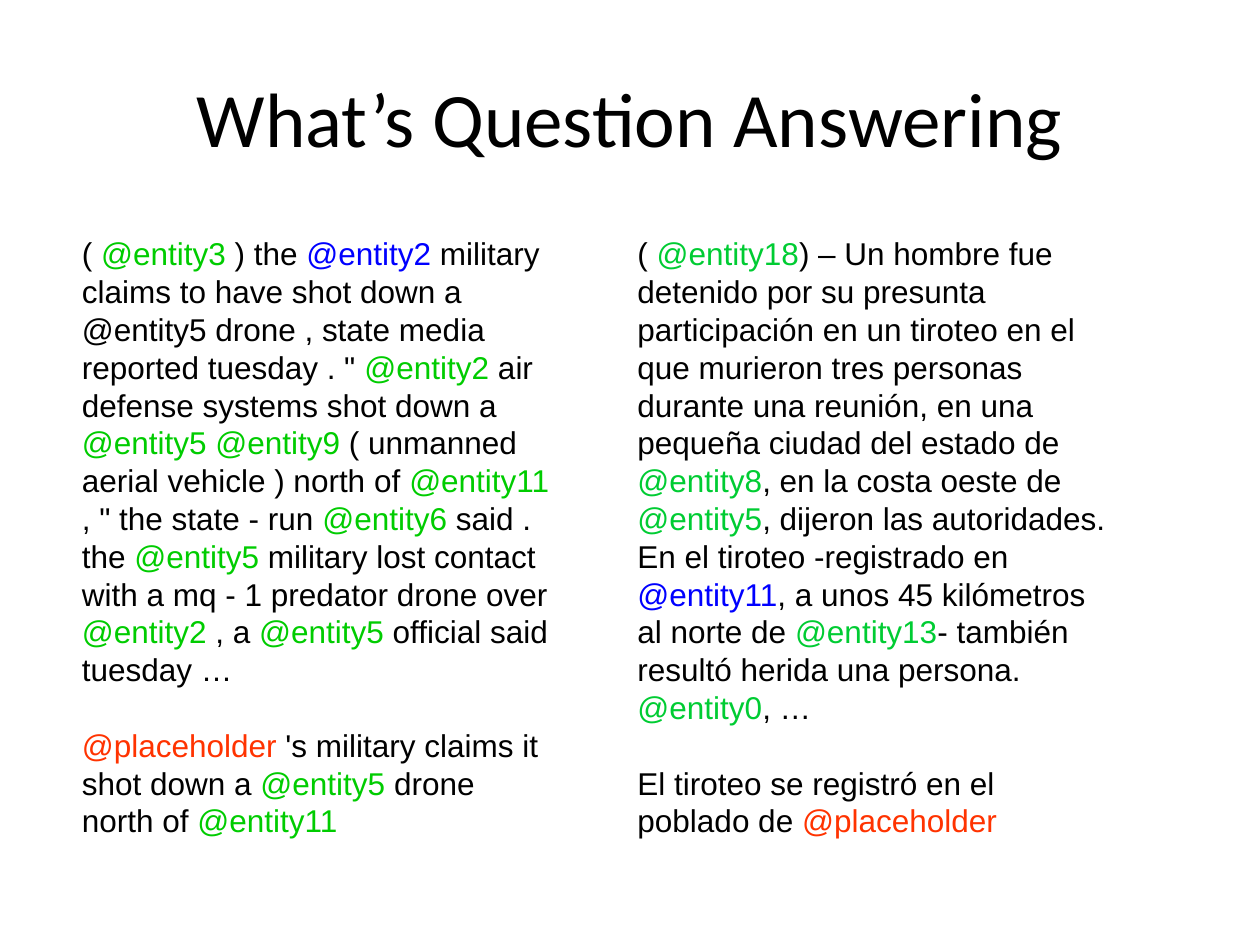
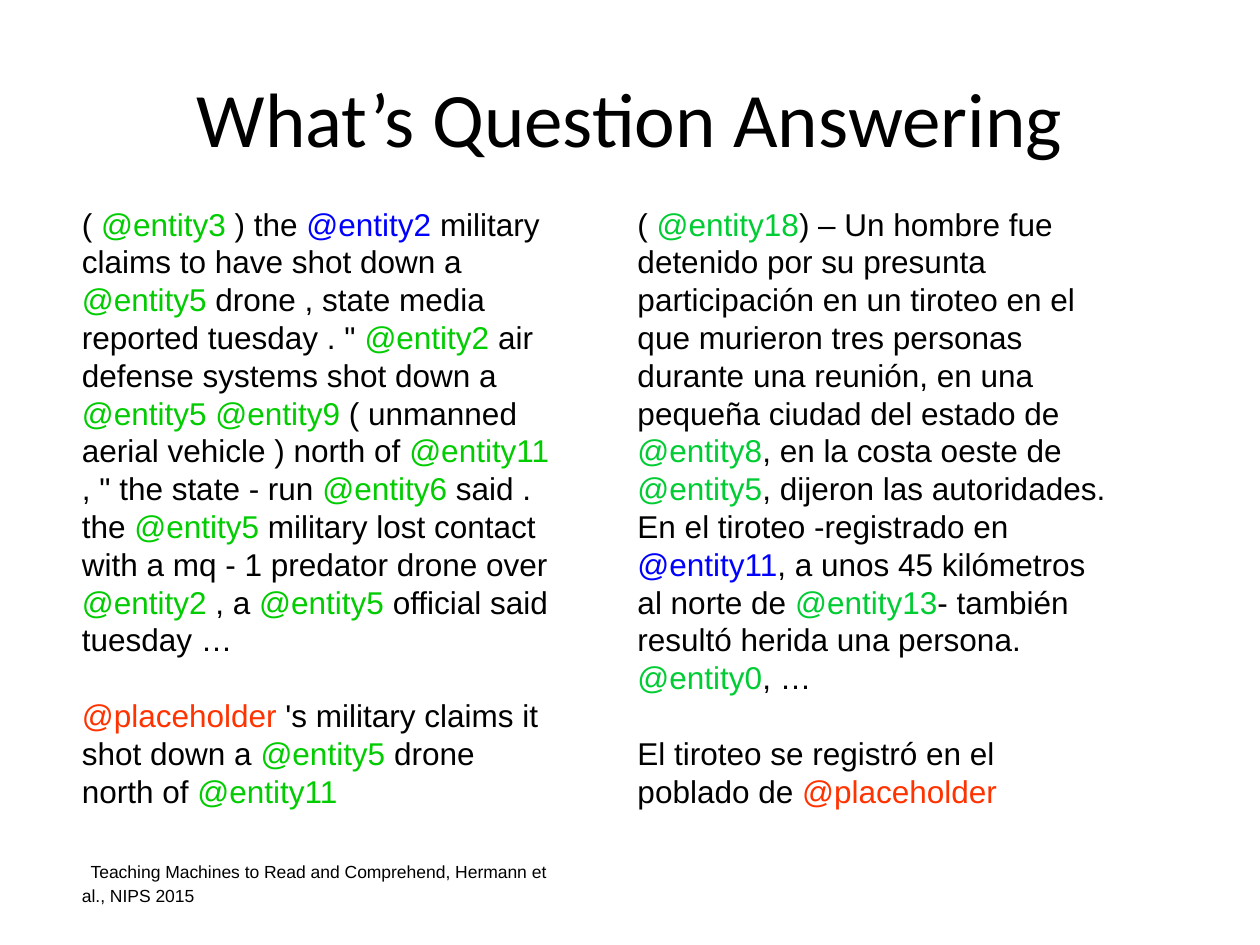
Before and after one commit to Mithrillion/BiQA, a slide deck: slide 4 of ideas/peter_final_seminar.odp (slide 2 before the commit). Drawn at 1260x945 pixels with LibreOffice and Linux fonts; fonts in the diff are those of the drawing; background and template pictures are left out. Boxes give left, top, right and bottom in pixels: in the first picture for what was removed or moved away, otherwise in the second. Text is boxed around its words. In the diff, an @@ line names an element or a change of style, - is before the commit and + after.

```diff
--- a/ideas/peter_final_seminar.odp
+++ b/ideas/peter_final_seminar.odp
@@ text "( @entity3 ) the @entity2 ...": place and size @@
-text "( @entity3 ) the @entity2 ..." at box(82, 242, 549, 838)
+text "( @entity3 ) the @entity2 ..." at box(82, 213, 549, 882)
@@ text "( @entity18) – Un hombre ...": place and size @@
-text "( @entity18) – Un hombre ..." at box(637, 242, 1105, 838)
+text "( @entity18) – Un hombre ..." at box(637, 213, 1105, 809)
@@ text at box(82, 213, 549, 657): text colour #000000 to #00CC00 in "@entity5" @@
@@ text at box(91, 865, 547, 882): paragraph added @@
+Teaching Machines to Read and Comprehend, Hermann et al., NIPS 2015
```
Also in this commit, not shown: 6 other slides changed, 14 slides added, 3 slides removed, 22 other files.
